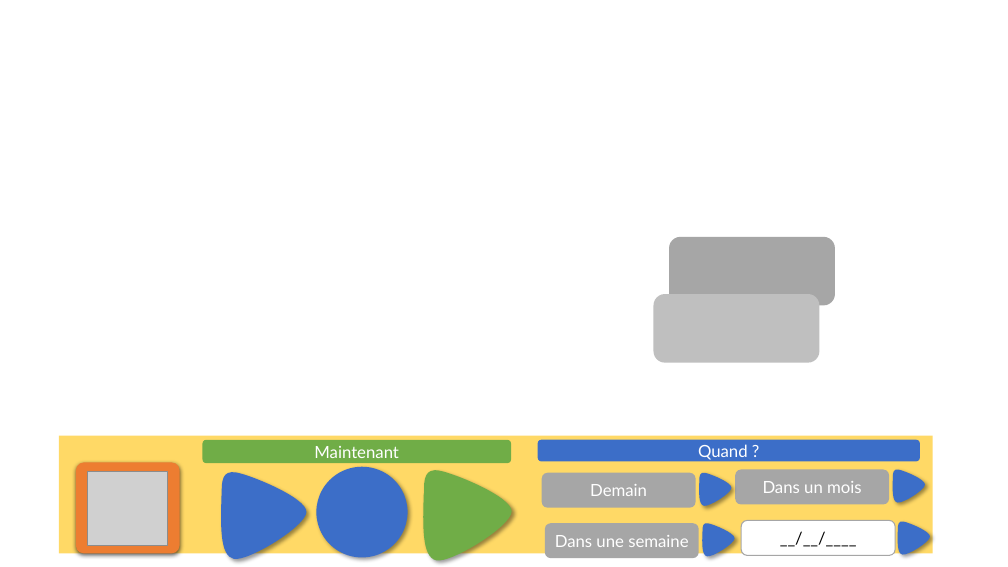
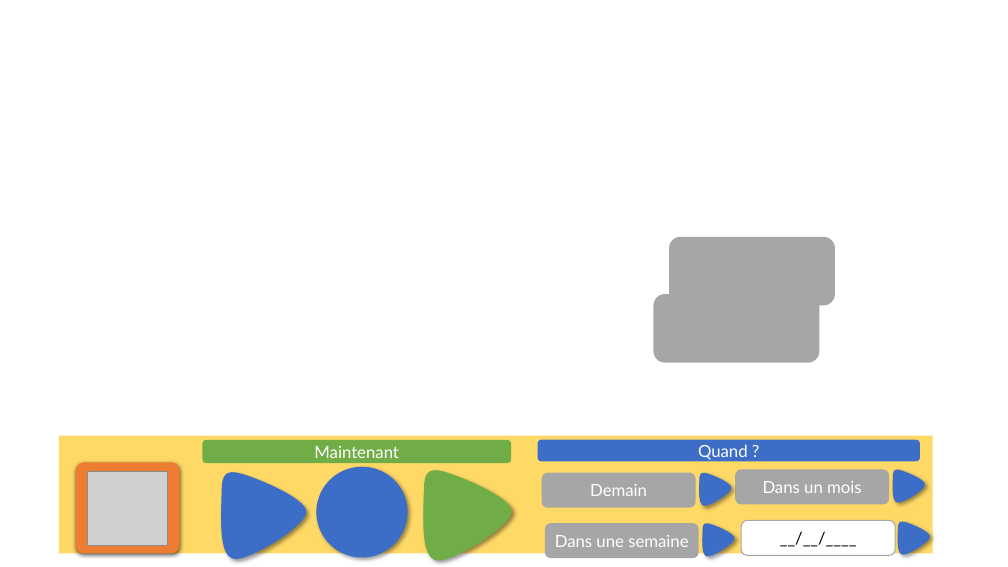
Before and after one commit to amaury2marignan/l3z, a slide deck: slide 18 of BABET/babet.pptx. Drawn at 1008x567 pixels with LibreOffice and Linux fonts; fonts in the diff are those of the drawing; grey boxes stand for pictures; background and template pictures are left out. Boxes give left, top, right and bottom in pixels: in the first picture for what was removed or moved away, otherwise in the second. Text is boxed around its words. In the diff, an @@ line names an element or a change of style, - is before the commit and + after.

```diff
--- a/BABET/babet.pptx
+++ b/BABET/babet.pptx
@@ rounded rectangle at (653, 294, 819, 363): fill #BFBFBF to #A6A6A6 @@
```
Also in this commit, not shown: 1 other slide changed, 49 other files.
